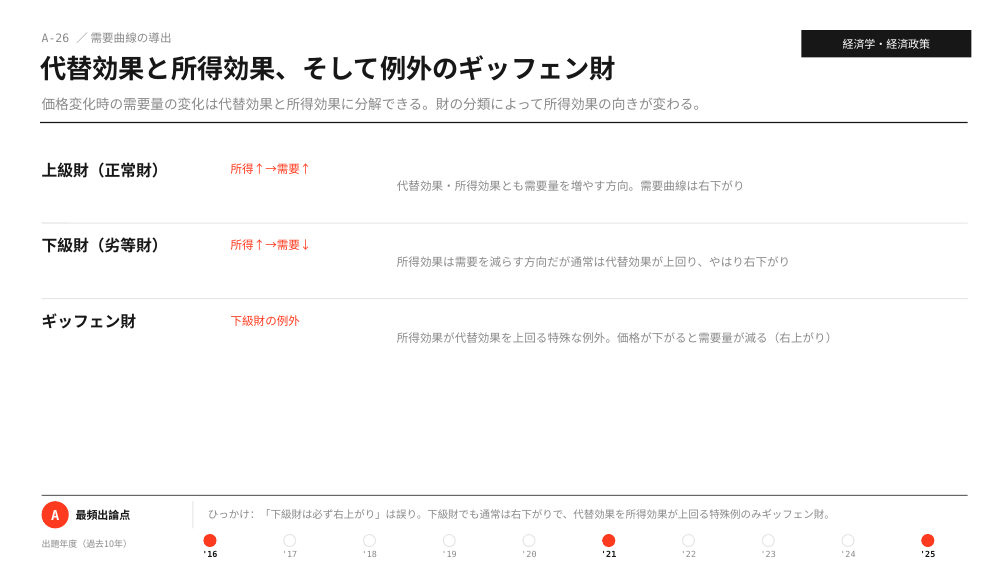
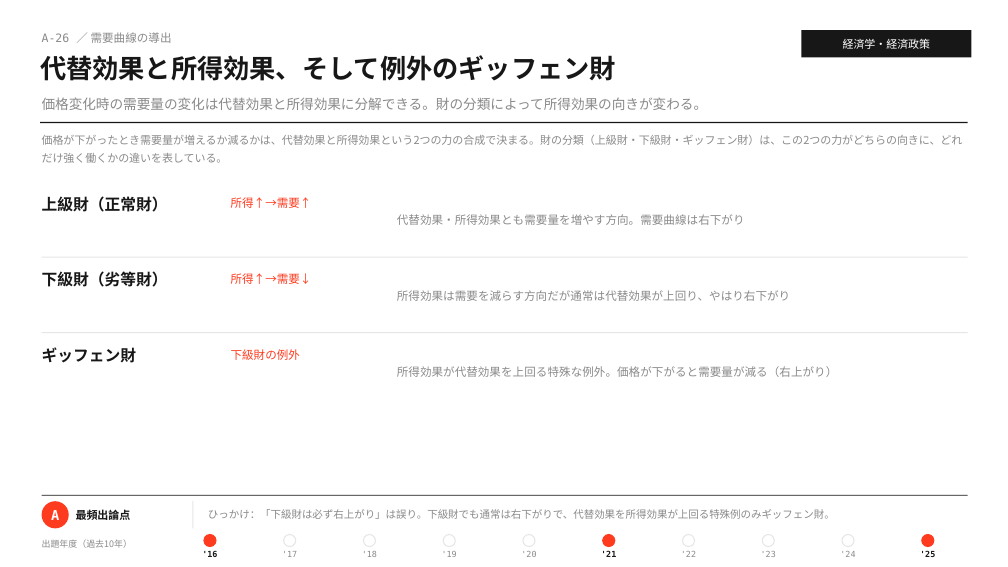
Before and after one commit to MasatoshiSano/SMEC, a slide deck: slide 41 of slides/1st_stage/A_economics.pptx. Drawn at 1008x567 pixels with LibreOffice and Linux fonts; fonts in the diff are those of the drawing. Boxes give left, top, right and bottom in pixels: in the first picture for what was removed or moved away, otherwise in the second. Text is boxed around its words. In the diff, an @@ line names an element or a change of style, - is before the commit and + after.

```diff
--- a/slides/1st_stage/A_economics.pptx
+++ b/slides/1st_stage/A_economics.pptx
@@ text added at [42,135,963,163], 10.5 pt, text #8A8A8A @@
+価格が下がったとき需要量が増えるか減るかは、代替効果と所得効果という2つの力の合成で決まる。財の分類（上級財・下級財・ギッフェン財）は、この2つの力がどちらの向きに、どれだけ強く働くかの違いを表している。
@@ 9 texts, 2 lines: place and size @@
-9 texts, 2 lines at [42,162,968,343]
+9 texts, 2 lines at [42,196,968,377]
```
Also in this commit, not shown: 11 other slides changed, 2 other files.
